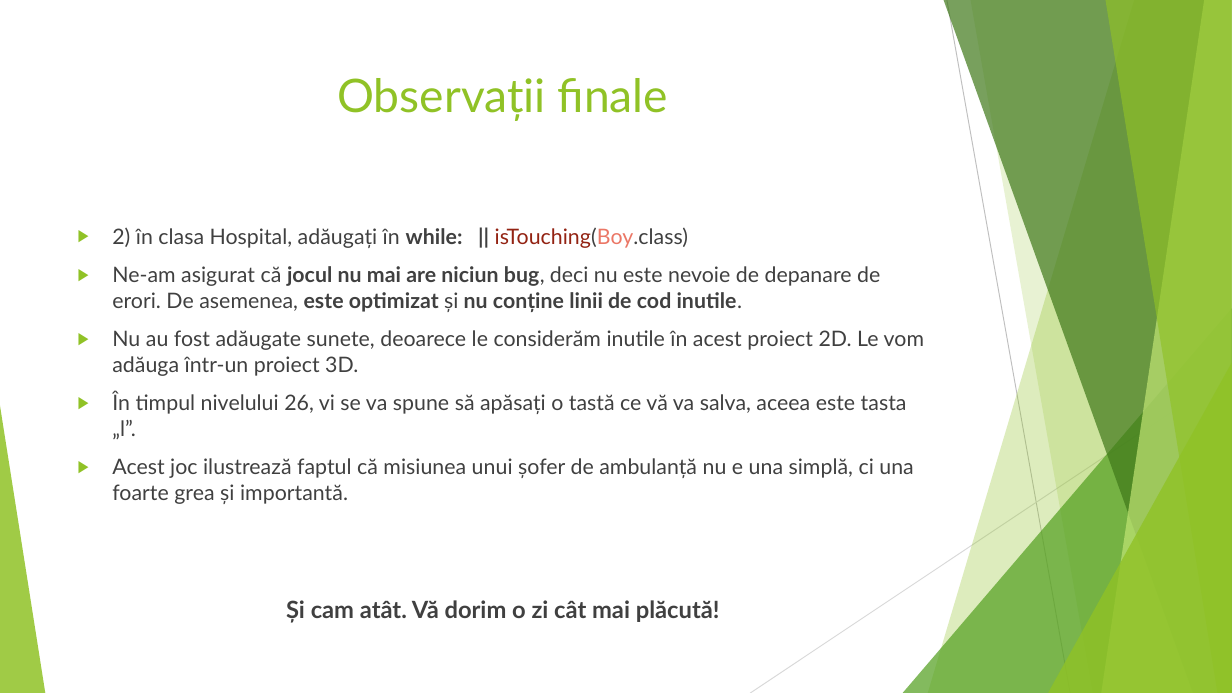
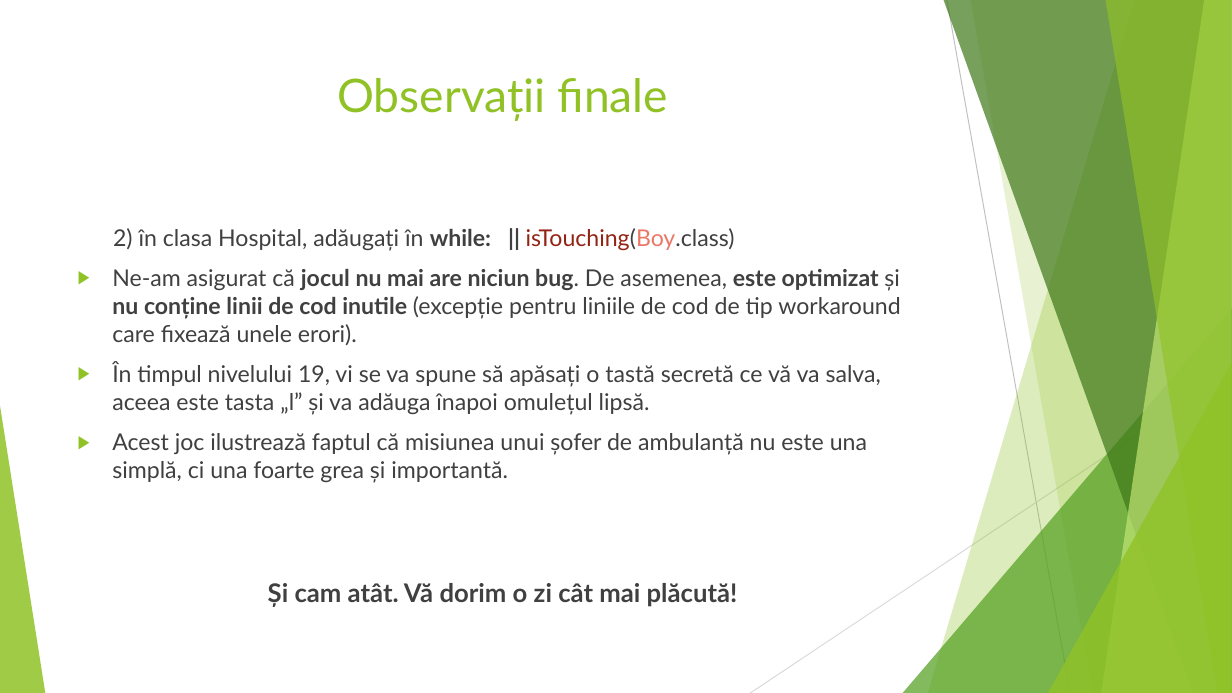
Before and after one commit to minealex2244/Fasty, a slide deck: slide 8 of Fasty.pptx. Drawn at 1232x693 pixels with LibreOffice and Linux fonts; fonts in the diff are those of the drawing. Boxes give left, top, right and bottom in pixels: in the first picture for what was removed or moved away, otherwise in the second. Text is boxed around its words. In the diff, an @@ line names an element or a change of style, - is before the commit and + after.

```diff
--- a/Fasty.pptx
+++ b/Fasty.pptx
@@ text at [113,228,738,607]: size 16.6 to 18 pt in "2) în clasa Hospital, adăugați în while: ..."; size 18.5 to 20 pt in "Și cam atât. Vă dorim o zi ..."; bullet ▶ to none @@
@@ text at [112,269,900,483]: text changed; size 16.6 to 18 pt @@
-▶ Ne-am asigurat că jocul nu mai are niciun bug, deci nu este nevoie de depanare de erori. De asemenea, este optimizat și nu conține linii de cod inutile.
-▶ Nu au fost adăugate sunete, deoarece le considerăm inutile în acest proiect 2D. Le vom adăuga într-un proiect 3D.
-▶ În timpul nivelului 26, vi se va spune să apăsați o tastă ce vă va salva, aceea este tasta „l”.
-▶ Acest joc ilustrează faptul că misiunea unui șofer de ambulanță nu e una simplă, ci una foarte grea și importantă.
+▶ Ne-am asigurat că jocul nu mai are niciun bug. De asemenea, este optimizat și nu conține linii de cod inutile (excepție pentru liniile de cod de tip workaround care fixează unele erori).
+▶ În timpul nivelului 19, vi se va spune să apăsați o tastă secretă ce vă va salva, aceea este tasta „l” și va adăuga înapoi omulețul lipsă.
+▶ Acest joc ilustrează faptul că misiunea unui șofer de ambulanță nu este una simplă, ci una foarte grea și importantă.
```
Also in this commit, not shown: 5 other slides changed.
